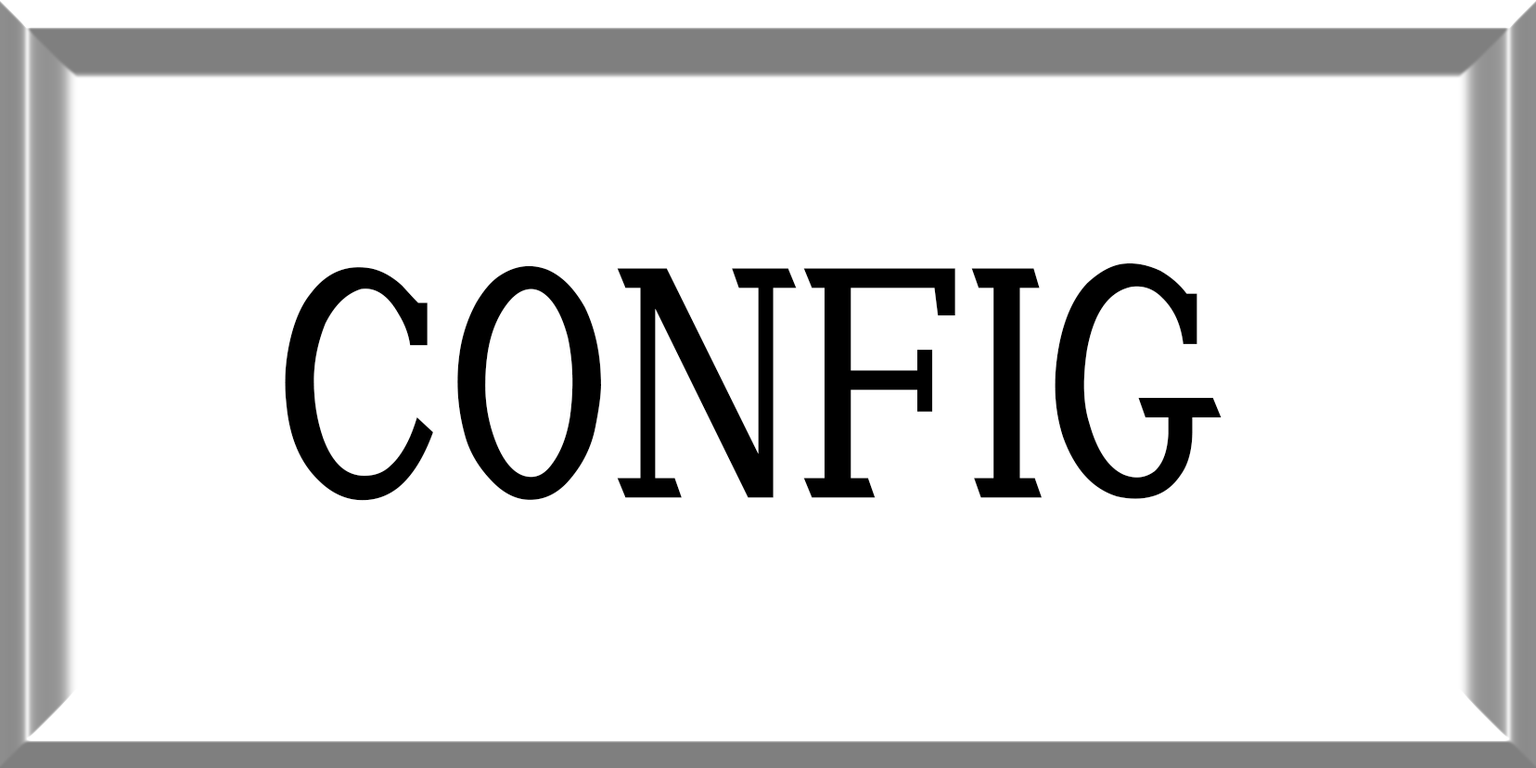
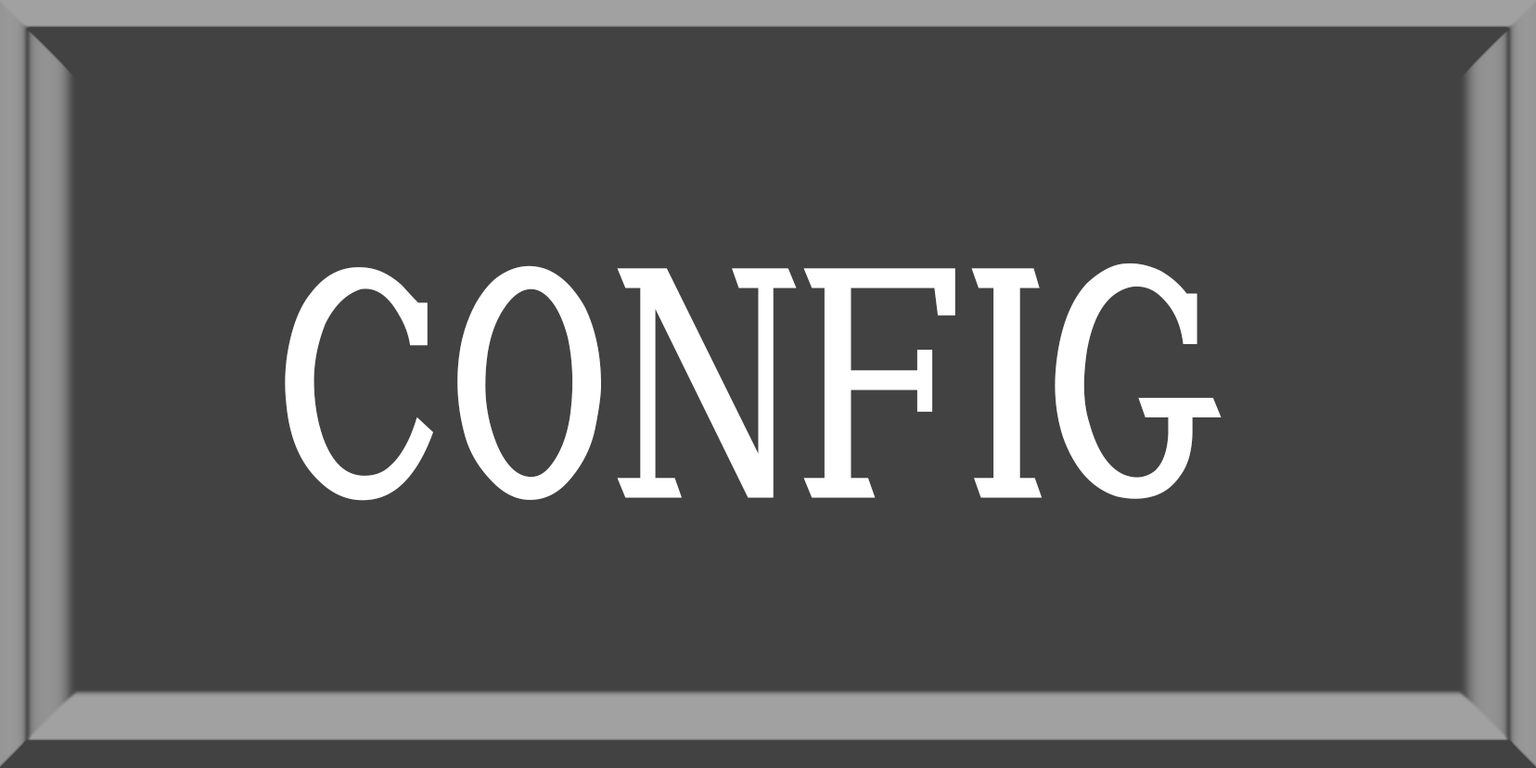
Two versions of the same layered image (1536 x 768). Layer-by-layer changes:
added group "Push" with 5 layers above "Normal" over [0, 0, 1536, 768]
moved "CONFIG" (1st of 2, in "Push") into group "Push", painted on it over [284, 262, 1222, 501]
added layer "TitleDataSelectBase" in group "Push" over [0, 0, 1536, 768]
moved "TitleSelectBase" into group "Normal" over [0, 0, 1536, 768]
